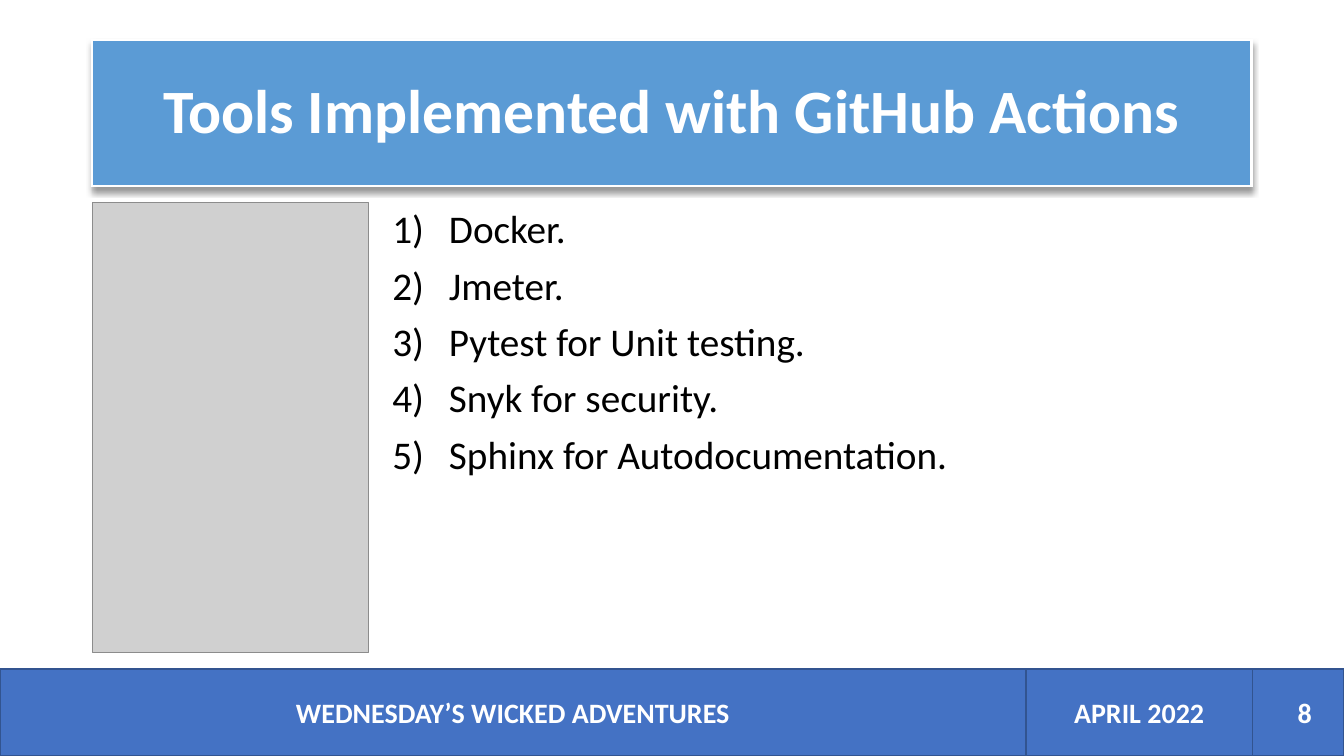
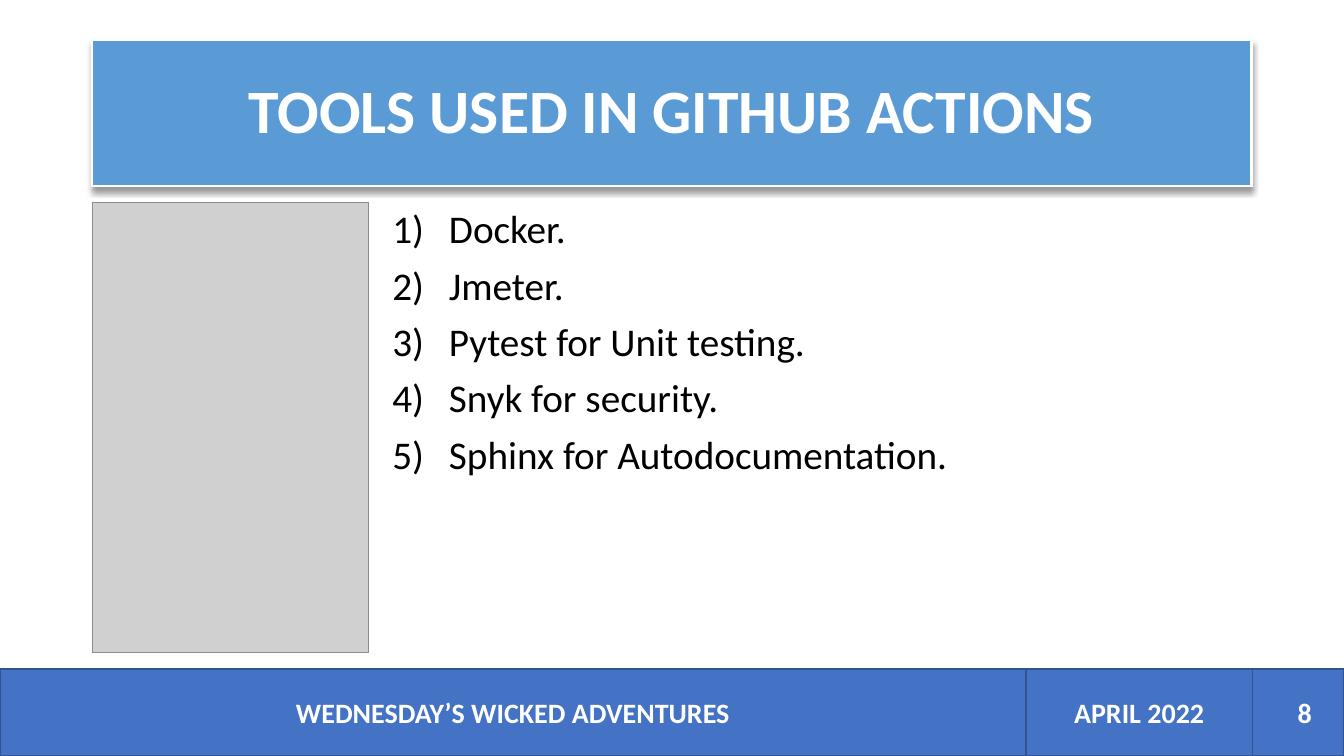
Before and after one commit to devopslecturer/awmsc2022, a slide deck: slide 8 of Wicked Adventures.pptx. Drawn at 1344x756 pixels with LibreOffice and Linux fonts; fonts in the diff are those of the drawing; grey boxes stand for pictures. Boxes give left, top, right and bottom in pixels: in the first picture for what was removed or moved away, otherwise in the second. Text is boxed around its words. In the diff, an @@ line names an element or a change of style, - is before the commit and + after.

```diff
--- a/Wicked Adventures.pptx
+++ b/Wicked Adventures.pptx
@@ title at (249,92,1094,134): text changed @@
-Tools Implemented with GitHub Actions
+TOOLS USED IN GITHUB ACTIONS
```
Also in this commit, not shown: 4 other slides changed.
